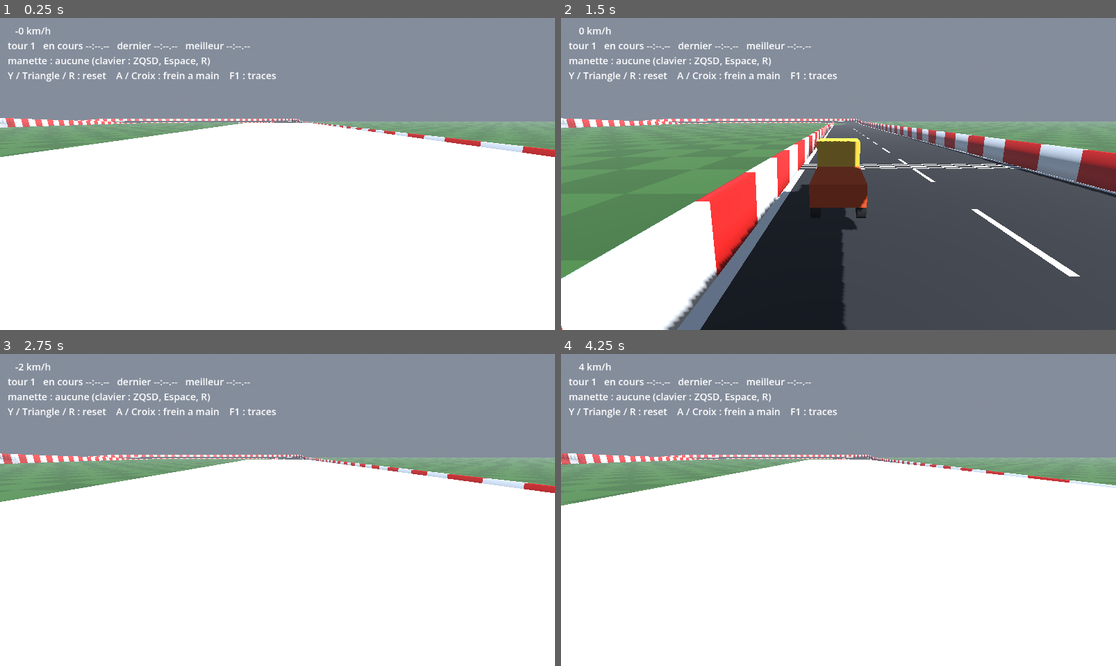
Above: before the commit, frames 1-4 (two rows, left to right).
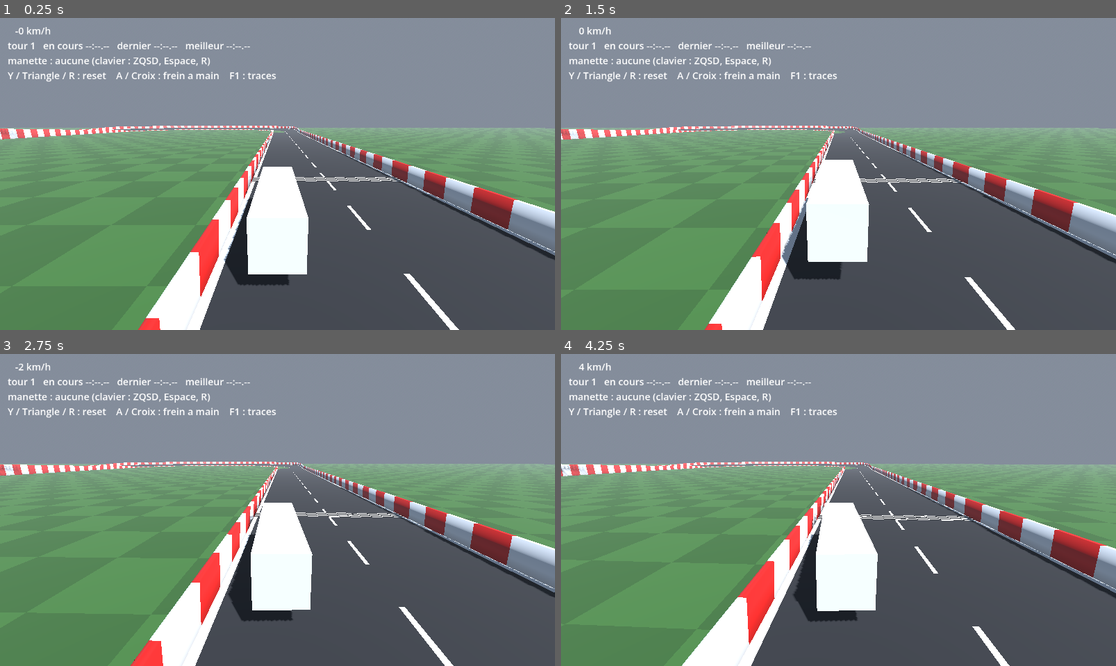
Above: after the commit, the same moments.

Repository: Shoz567/course-camions
Game: Godot game, scene res://dev/track_drive.tscn
Same seed, same stepped clock (60 frames per second), same inputs: the game is played once before the commit and once after it.
Inputs:
- Up to frame 1 (0.25 s): no input
- Up to frame 2 (1.5 s): tap Enter at 0.5 s; hold D 0.53-1.28 s; tap Shift at 0.6 s; tap Space at 0.77, 1.25 s; hold S from 1.28 s (still down); tap R at 1.35 s
- Up to frame 3 (2.75 s): tap Space at 1.52 s; release S at 2.03 s; hold D from 2.03 s (still down); tap Shift at 2.1 s
- Up to frame 4 (4.25 s): release D at 2.78 s; hold W 2.78-3.53 s; tap R at 2.85 s; tap Space at 3.02, 3.77 s; hold A from 3.53 s (still down); tap Shift at 3.6 s

The runs differ from the first frame. In frame 1, 58% of the frame differs, in the area x 0-100%, y 32-100%; in frame 2, 35%; in frame 3, 58%; in frame 4, 57%.

Commit message:
gameplay: ajoute le reset automatique et recule la camera
- AutoReset (tache 2.6) : replace un camion reste 30 ticks hors piste
  ou 120 ticks couche ; jamais sur un simple frottement de mur.
- Camera a 24 m, au-dela de la semi-remorque.
- Tour pilote en 71,4 s sur la piste elargie, semi-remorque comprise.

make test-full : 100 runs, 100 ok.

Co-Authored-By: Claude Opus 5.5 <noreply@anthropic.com>

Diff:
--- a/game/dev/track_drive.gd
+++ b/game/dev/track_drive.gd
@@ -7,6 +7,7 @@
 ##   LT / L2 ou S        frein, puis marche arriere a l'arret
 ##   A / Croix, Espace   frein a main (drift)
 ##   Y / Triangle ou R   reset : sur la chaussee, dans le sens de course
+##                       (automatique hors piste ou camion couche : AutoReset)
 ##   F1 .. F4            traces de debug
 ##
 ## Chrono au tour : derive du compteur de ticks (CLAUDE.md §7), passage de la
@@ -18,12 +19,15 @@
 @onready var _input: LocalInputSource = $LocalInput
 @onready var _camera: ChaseCamera = $ChaseCamera
 @onready var _hud: Label = $Hud/Label
+@onready var _auto_reset: AutoReset = $AutoReset
 
 var _idx: int = -1
 var _lap_start_tick: int = -1
 var _last_lap: int = -1
 var _best_lap: int = -1
 var _laps: int = 0
+var _notice: String = ""
+var _notice_until: int = 0
 
 
 func _ready() -> void:
@@ -32,6 +36,10 @@
 	_camera.snap()
 	# vue propre par defaut : F1 affiche les traces de debug
 	DebugDraw.enabled = false
+	_auto_reset.watch(_truck)
+	_auto_reset.truck_reset.connect(func(_t: Truck, reason: StringName) -> void:
+		_notice = "replace automatiquement (%s)" % reason
+		_notice_until = Engine.get_physics_frames() + 120)
 
 
 func _unhandled_key_input(event: InputEvent) -> void:
@@ -83,6 +91,7 @@
 			_laps + 1, _chrono(current), _chrono(_last_lap), _chrono(_best_lap)],
 		"manette : %s" % (pad if pad != "" else "aucune (clavier : ZQSD, Espace, R)"),
 		"Y / Triangle / R : reset    A / Croix : frein a main    F1 : traces",
+		_notice if tick < _notice_until else "",
 	])
 
 
--- a/game/dev/track_drive.tscn
+++ b/game/dev/track_drive.tscn
@@ -1,10 +1,11 @@
-[gd_scene load_steps=10 format=3]
+[gd_scene load_steps=11 format=3]
 
 [ext_resource type="Script" path="res://dev/track_drive.gd" id="1"]
 [ext_resource type="PackedScene" path="res://tracks/track_01_blockout.tscn" id="2"]
 [ext_resource type="PackedScene" path="res://vehicles/truck.tscn" id="3"]
 [ext_resource type="Script" path="res://gameplay/input/local_input_source.gd" id="4"]
 [ext_resource type="Script" path="res://gameplay/chase_camera.gd" id="5"]
+[ext_resource type="Script" path="res://gameplay/auto_reset.gd" id="6"]
 
 [sub_resource type="ProceduralSkyMaterial" id="sky_mat"]
 sky_horizon_color = Color(0.66, 0.72, 0.78, 1)
@@ -42,11 +43,15 @@
 script = ExtResource("5")
 target = NodePath("../Truck")
 
+[node name="AutoReset" type="Node" parent="." node_paths=PackedStringArray("track")]
+script = ExtResource("6")
+track = NodePath("../Track01")
+
 [node name="Hud" type="CanvasLayer" parent="."]
 
 [node name="Label" type="Label" parent="Hud"]
 offset_left = 16.0
 offset_top = 12.0
 offset_right = 1000.0
-offset_bottom = 140.0
+offset_bottom = 170.0
 theme_override_font_sizes/font_size = 20
--- /dev/null
+++ b/game/gameplay/auto_reset.gd
@@ -0,0 +1,66 @@
+class_name AutoReset
+extends Node
+
+## Reset automatique (tache 2.6). Replace sur la chaussee, dans le sens de
+## course (TrackBlockout.get_respawn_transform), un camion :
+##   - reste `zone_ticks` dans une zone de reset (hors piste, au-dela des murs) ;
+##   - couche ou retourne (inclinaison > flipped_tilt_deg) et quasi immobile
+##     pendant `flipped_ticks`.
+## Durees en ticks (CLAUDE.md §7). Le reset manuel reste celui du joueur.
+
+signal truck_reset(truck: Truck, reason: StringName)
+
+@export var track: TrackBlockout
+@export var zone_ticks: int = 30
+@export var flipped_ticks: int = 120
+@export var flipped_tilt_deg: float = 70.0
+@export var flipped_speed_kmh: float = 10.0
+
+var _trucks: Array[Truck] = []
+var _zones: Dictionary = {}       # Truck -> nombre de zones chevauchees
+var _in_zone: Dictionary = {}     # Truck -> ticks passes en zone
+var _flipped: Dictionary = {}     # Truck -> ticks passes couche
+
+
+func _ready() -> void:
+	if track != null:
+		track.truck_entered_reset_zone.connect(_on_entered)
+		track.truck_exited_reset_zone.connect(_on_exited)
+
+
+## Surveille ce camion.
+func watch(truck: Truck) -> void:
+	if not _trucks.has(truck):
+		_trucks.append(truck)
+		_zones[truck] = 0
+		_in_zone[truck] = 0
+		_flipped[truck] = 0
+
+
+func _on_entered(body: Node3D) -> void:
+	if _zones.has(body):
+		_zones[body] += 1
+
+
+func _on_exited(body: Node3D) -> void:
+	if _zones.has(body):
+		_zones[body] = maxi(0, _zones[body] - 1)
+
+
+func _physics_process(_delta: float) -> void:
+	for t in _trucks:
+		_in_zone[t] = _in_zone[t] + 1 if _zones[t] > 0 else 0
+		var tilt := rad_to_deg(t.global_transform.basis.y.normalized().angle_to(Vector3.UP))
+		var slow := t.linear_velocity.length() * 3.6 < flipped_speed_kmh
+		_flipped[t] = _flipped[t] + 1 if tilt > flipped_tilt_deg and slow else 0
+		if _in_zone[t] >= zone_ticks:
+			_reset(t, &"hors_piste")
+		elif _flipped[t] >= flipped_ticks:
+			_reset(t, &"retourne")
+
+
+func _reset(t: Truck, reason: StringName) -> void:
+	t.reset_to(track.get_respawn_transform(t.global_position))
+	_in_zone[t] = 0
+	_flipped[t] = 0
+	truck_reset.emit(t, reason)
--- a/game/gameplay/chase_camera.gd
+++ b/game/gameplay/chase_camera.gd
@@ -16,10 +16,11 @@
 
 @export var target: Truck
 ## Distance au pivot, et hauteur du pivot au-dessus du camion.
-@export var distance: float = 12.0
-@export var focus_height: float = 2.2
-## Plongee de la camera (deg).
-@export var pitch_deg: float = 14.0
+## Recul depuis le tracteur : au-dela de la semi-remorque (arriere a 13,4 m).
+@export var distance: float = 24.0
+@export var focus_height: float = 4.0
+## Plongee de la camera (deg) : assez pour voir par-dessus l'aileron (5,6 m).
+@export var pitch_deg: float = 13.0
 ## Amortissements (1/s) : plus grand = plus raide.
 @export var follow_damping: float = 14.0
 @export var height_damping: float = 2.5
--- a/game/tests/scenes/track_01_lap_test.gd
+++ b/game/tests/scenes/track_01_lap_test.gd
@@ -11,7 +11,8 @@
 ##   - geometrie : boucle fermee, largeur >= 14 m et murs >= 0,3 m (METRICS §4).
 ## Camera :
 ##   - jamais masquee : aucun obstacle entre son pivot et elle ;
-##   - toujours a bonne distance du camion (3 a 20 m) ;
+##   - toujours a bonne distance du camion (3 a 30 m : recul au-dela de la
+##     semi-remorque) ;
 ##   - ne tremble pas : le tremblement est la part HAUTE FREQUENCE de la
 ##     hauteur (ecart a une moyenne glissante de 15 ticks, soit ce qui depasse
 ##     ~4 Hz : pompage, bosses, chocs de reception). Celle de la camera doit
@@ -144,7 +145,7 @@
 		% [_track.length(), _wall_ticks, _airborne])
 
 	check("camera jamais masquee par la piste", _occluded == 0, "ticks=%d" % _occluded)
-	check("camera a bonne distance (3 .. 20 m)", _cam_dist_min >= 3.0 and _cam_dist_max <= 20.0,
+	check("camera a bonne distance (3 .. 30 m)", _cam_dist_min >= 3.0 and _cam_dist_max <= 30.0,
 		"min=%.1f max=%.1f" % [_cam_dist_min, _cam_dist_max])
 	var hf_truck := high_frequency_rms(_truck_y, 7)
 	var hf_cam := high_frequency_rms(_cam_y, 7)
--- /dev/null
+++ b/game/tests/scenes/track_01_reset_test.gd
@@ -0,0 +1,89 @@
+extends PhysicsTest
+
+## Reset automatique (tache 2.6) sur la piste n°1, avec AutoReset et les zones
+## de reset de la piste (tache 2.4) :
+##   A. un camion pose dans l'herbe au-dela du mur est replace sur la chaussee,
+##      dans le sens de course, en zone_ticks (+ quelques ticks de detection) ;
+##   B. un camion retourne sur la chaussee est replace apres flipped_ticks ;
+##   C. un camion qui frotte le mur avec sa semi-remorque a 100 km/h n'est
+##      JAMAIS replace : les zones commencent au-dela du haut du mur.
+
+var _track: TrackBlockout
+var _reset: AutoReset
+var _outside: Truck
+var _flipped: Truck
+var _rubbing: Truck
+var _rub_frame: InputFrame = InputFrame.new()
+var _resets: Dictionary = {}      # Truck -> [tick, raison]
+var _rub_contacts: int = 0
+
+
+func _test_setup() -> void:
+	duration_ticks = 240
+	_track = (load("res://tracks/track_01_blockout.tscn") as PackedScene).instantiate() as TrackBlockout
+	add_child(_track)
+	_reset = AutoReset.new()
+	_reset.track = _track
+	add_child(_reset)
+	_reset.truck_reset.connect(func(t: Truck, reason: StringName) -> void:
+		if not _resets.has(t):
+			_resets[t] = [tick, reason])
+	# A. dans l'herbe, 12 m au-dela du mur droit de la ligne droite (s = 100 m)
+	var i := _index_at(100.0)
+	var out := _track.sample_position(i) + _track.sample_right(i) * (_track.width / 2.0 + 12.0)
+	_outside = _spawn(Transform3D(_track.frame_at(i, 0.0, 0.0).basis, Vector3(out.x, 0.3, out.z)))
+	# B. retourne au milieu de la chaussee (s = 150 m)
+	var flip := _track.frame_at(_index_at(150.0), 0.0, 3.0)
+	flip.basis = flip.basis * Basis(Vector3.FORWARD, PI)
+	_flipped = _spawn(flip)
+	# C. le long du mur gauche de la ligne des stands, a 100 km/h, cap tourne
+	#    de 4 deg vers le mur : la remorque (3 m de large) vient le frotter
+	var j := _index_at(_track.length() - 500.0)
+	var xf := _track.frame_at(j, -(_track.width / 2.0 - 2.5), 0.0)
+	xf.basis = Basis(Vector3.UP, deg_to_rad(4.0)) * xf.basis
+	_rubbing = _spawn(xf)
+	_rubbing.linear_velocity = -xf.basis.z * 100.0 / 3.6
+	_rubbing.contact_monitor = true
+	_rubbing.max_contacts_reported = 4
+	for t in [_outside, _flipped, _rubbing]:
+		_reset.watch(t)
+
+
+func _spawn(xf: Transform3D) -> Truck:
+	var t := (load("res://vehicles/truck.tscn") as PackedScene).instantiate() as Truck
+	t.transform = xf
+	add_child(t)
+	return t
+
+
+func _index_at(s: float) -> int:
+	return roundi(s / (_track.length() / _track.sample_count()))
+
+
+func _test_tick(t: int) -> void:
+	_rub_frame.tick = t
+	_rub_frame.throttle = clampf((100.0 - _rubbing.get_speed_kmh()) / 5.0, 0.0, 1.0)
+	_rubbing.set_input(_rub_frame)
+	if _rubbing.get_contact_count() > 0:
+		_rub_contacts += 1
+
+
+func _on_road(t: Truck) -> bool:
+	var i := _track.closest_sample(t.global_position)
+	var lateral := (t.global_position - _track.sample_position(i)).dot(_track.sample_right(i))
+	var heading := rad_to_deg((-t.global_transform.basis.z).angle_to(_track.sample_forward(i)))
+	return t.wheels_on_ground() == 4 and absf(lateral) < _track.width / 2.0 and heading < 5.0
+
+
+func _test_finish() -> void:
+	check("A hors piste : replace", _resets.has(_outside))
+	if _resets.has(_outside):
+		check_below("A hors piste : delai (ticks)", _resets[_outside][0], _reset.zone_ticks + 10)
+	check("A hors piste : sur la chaussee, dans le sens de course", _on_road(_outside))
+	check("B retourne : replace", _resets.has(_flipped))
+	if _resets.has(_flipped):
+		check("B retourne : raison", _resets[_flipped][1] == &"retourne", str(_resets[_flipped][1]))
+		check_below("B retourne : delai (ticks)", _resets[_flipped][0], _reset.flipped_ticks + 60)
+	check("B retourne : sur la chaussee, dans le sens de course", _on_road(_flipped))
+	check("C frottement : la remorque a touche le mur", _rub_contacts > 0, "ticks=%d" % _rub_contacts)
+	check("C frottement : jamais replace (pas de faux positif)", not _resets.has(_rubbing))
--- /dev/null
+++ b/game/tests/scenes/track_01_reset_test.tscn
@@ -0,0 +1,6 @@
+[gd_scene load_steps=2 format=3]
+
+[ext_resource type="Script" path="res://tests/scenes/track_01_reset_test.gd" id="1"]
+
+[node name="track_01_reset_test" type="Node3D"]
+script = ExtResource("1")
Not shown, added: game/gameplay/auto_reset.gd.uid
Not shown, added: game/tests/scenes/track_01_reset_test.gd.uid
Not shown, changed: PLAN.md
